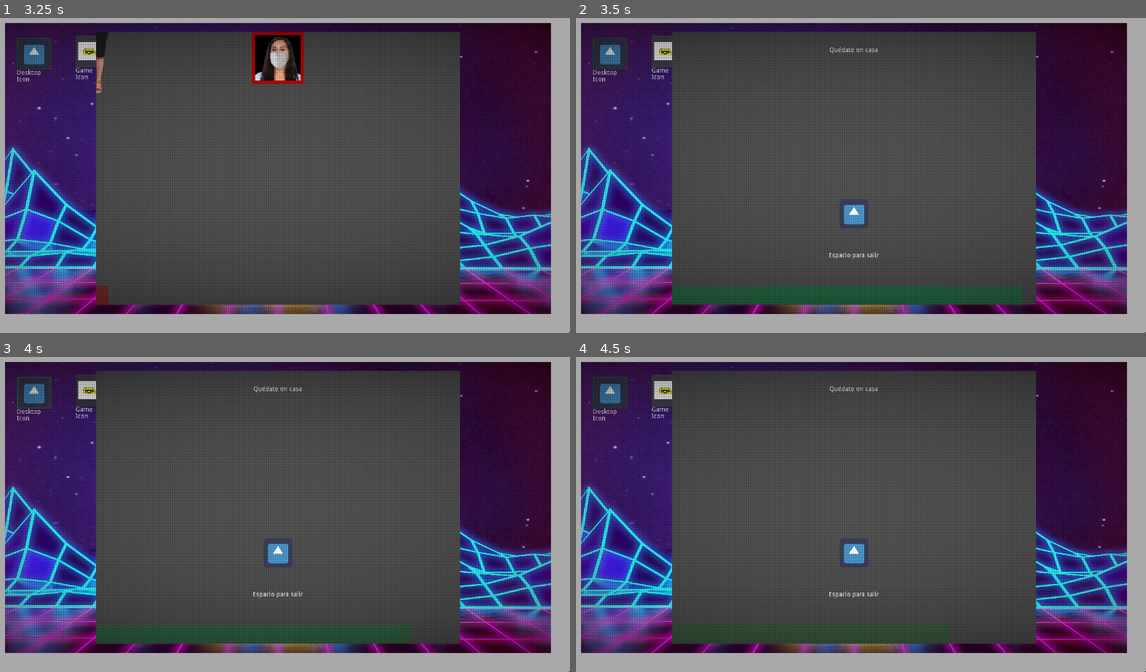
Above: before the commit, frames 1-4 (two rows, left to right).
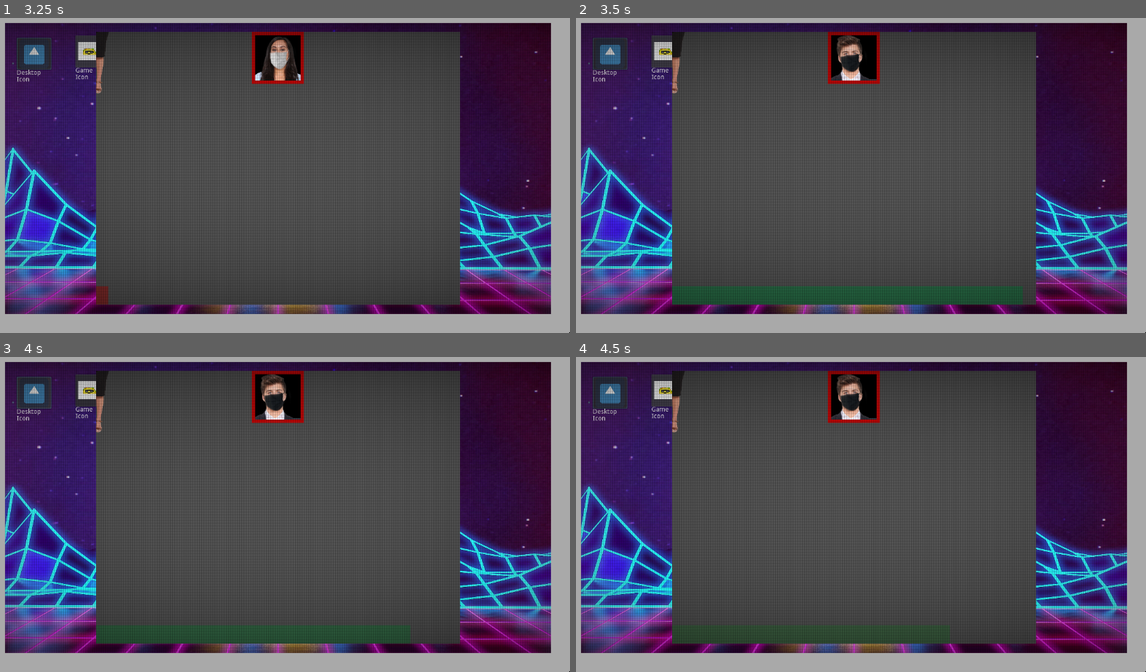
Above: after the commit, the same moments.

Repository: danc243/DistanciaSimulator
Game: Godot game, scene res://levels/main_menu/main_menu.tscn
The game is run twice, just before and just after one commit, with the same random seed, the same clock (stepped at 60 frames per second) and the same inputs. The engine's default icon, where the game draws it, is replaced by a stand-in: a white triangle on a blue panel in a dark square.
Inputs:
- Up to frame 1 (3.25 s): click "Desktop Icon" at 0.5 s; click "Game Icon" at 1.25 s; click "Desktop Icon" at 2 s; click "Game Icon" at 2.75 s
- Up to frame 2 (3.5 s): no input
- Up to frame 3 (4 s): click "Desktop Icon" at 3.5 s
- Up to frame 4 (4.5 s): click "Game Icon" at 4.25 s

Frame 1 is identical in both runs. In frame 2, 2.0% of the frame differs, in the area x 16-54%, y 4-77%; in frame 3, 2.0%; in frame 4, 2.0%.

Commit message:
Minigames Logic
Buenos dias, si

Diff:
--- a/actors/window_game/window_container.gd
+++ b/actors/window_game/window_container.gd
@@ -6,10 +6,14 @@
 onready var testLevel = preload("res://levels/se_busca/se_busca.tscn").instance()
 onready var timerGamer  = $TimerGame
 var currentNode
+const cantidadDeMinijuegos: int = 3
+
+var _rng = RandomNumberGenerator.new()
 
 signal timerEndsParent
 
 func _ready():
+	_rng.randomize()
 	currentNode = testLevel
 	viewport.add_child(currentNode)
 	timerGamer.initTimer(2)
@@ -21,13 +25,29 @@
 
 func _on_TimerGame_timer_gamer_out():
 	emit_signal("timerEndsParent")
+	_loadLevel()
 
+func _loadLevel()->void:
 	viewport.remove_child(currentNode)
-	currentNode = load("res://levels/quedate_en_casa/qudate_en_casa.tscn").instance() as QuedateEnCasaLevel
+
+	var ran = _rng.randi_range(0, cantidadDeMinijuegos-1)
+	var st: String = ""
+
+	match ran:
+		0:
+			st = "/quedate_en_casa/qudate_en_casa.tscn"
+		1:
+			st = "/quickscope/TestLevel.tscn"
+		2:
+			st = "/se_busca/se_busca.tscn"
+
+	st = str("res://levels", st)
+
+	currentNode = load(st).instance() as MinigameLogic
 	currentNode.init(5, self)
 	viewport.add_child(currentNode)
 	timerGamer.initTimer(5)
-
+	pass
 
 func you_lose_game():
 	print("you_lose_game desde window_container")
--- /dev/null
+++ b/levels/MinigameLogic.gd
@@ -0,0 +1,28 @@
+extends Node
+
+class_name MinigameLogic
+
+signal you_lose
+signal you_win
+
+var difficulty
+var _reference: Object
+
+func init(difficulty: int, referenceParent: Object):
+	self._reference = referenceParent
+	self.difficulty = difficulty
+	connect("you_win", _reference, "you_win_game")
+	connect("you_lose", _reference, "you_lose_game")
+	referenceParent.connect("timerEndsParent", self, "_timer_end")
+
+func _timer_start():
+	print("inició el timer en nivel")
+	pass
+
+func _timer_end():
+#	todo manejar como se acaba este nivel, poner el flash o video de que perdiste
+	disconnect("you_win", _reference, "you_win_game")
+	disconnect("you_lose", _reference, "you_lose_game")
+	_reference.disconnect("timerEndsParent", self, "_timer_end")
+	print ("terminó el timer en nivel")
+	pass
--- a/levels/quedate_en_casa/qudate_en_casa.gd
+++ b/levels/quedate_en_casa/qudate_en_casa.gd
@@ -1,33 +1,9 @@
-extends Node
+extends MinigameLogic
 
 onready var character = $Node2D/AreaCharacter
 onready var collision = $Node2D/Area2D/CollisionShape2D
-var difficulty
-
-signal you_lose
-signal you_win
-var _reference: Object
 
 class_name QuedateEnCasaLevel
-
-func init(difficulty: int, referenceParent: Object):
-	self._reference = referenceParent
-	self.difficulty = difficulty
-	connect("you_win", _reference, "you_win_game")
-	connect("you_lose", _reference, "you_lose_game")
-	referenceParent.connect("timerEndsParent", self, "_timer_end")
-
-func _timer_start():
-	print("inició el timer en nivel")
-	pass
-
-func _timer_end():
-#	todo manejar como se acaba este nivel, poner el flash o video de que perdiste
-	disconnect("you_win", _reference, "you_win_game")
-	disconnect("you_lose", _reference, "you_lose_game")
-	_reference.disconnect("timerEndsParent", self, "_timer_end")
-	print ("terminó el timer en nivel")
-	pass
 
 func _input(event):
 	if event.is_action_pressed("action"):
--- /dev/null
+++ b/levels/quickscope/TestLevel.gd
@@ -0,0 +1,5 @@
+extends MinigameLogic
+
+
+func _ready() -> void:
+	pass
--- a/levels/quickscope/TestLevel.tscn
+++ b/levels/quickscope/TestLevel.tscn
@@ -1,10 +1,11 @@
-[gd_scene load_steps=9 format=2]
+[gd_scene load_steps=10 format=2]
 
 [ext_resource path="res://actors/quickscope/Crosshair.tscn" type="PackedScene" id=1]
 [ext_resource path="res://assets/quickscope/cursed.jpg" type="Texture" id=2]
 [ext_resource path="res://assets/quickscope/quickly.webm" type="VideoStream" id=3]
 [ext_resource path="res://levels/quickscope/Quickscope.gd" type="Script" id=4]
 [ext_resource path="res://actors/quickscope/EnemiesSpawner.tscn" type="PackedScene" id=5]
+[ext_resource path="res://levels/quickscope/TestLevel.gd" type="Script" id=6]
 
 [sub_resource type="Shader" id=1]
 code = "shader_type canvas_item;
@@ -32,7 +33,8 @@
 [sub_resource type="RectangleShape2D" id=3]
 extents = Vector2( 28.1931, 307.099 )
 
-[node name="TestLevel" type="Node2D"]
+[node name="TestLevel" type="Node"]
+script = ExtResource( 6 )
 
 [node name="cursed" type="Sprite" parent="."]
 position = Vector2( 400, 300 )
@@ -52,8 +54,10 @@
 
 [node name="Quickscope" type="VideoPlayer" parent="."]
 material = SubResource( 2 )
-margin_right = 800.0
-margin_bottom = 600.0
+margin_left = 20.8714
+margin_top = 13.5051
+margin_right = 820.871
+margin_bottom = 613.505
 stream = ExtResource( 3 )
 volume_db = -45.56
 buffering_msec = 1000
--- a/levels/se_busca/se_busca.gd
+++ b/levels/se_busca/se_busca.gd
@@ -1,4 +1,4 @@
-extends Node2D
+extends MinigameLogic
 
 export var dificultad: int = 0
 var _buscado: int = 0
--- a/levels/se_busca/se_busca.tscn
+++ b/levels/se_busca/se_busca.tscn
@@ -3,12 +3,8 @@
 [ext_resource path="res://levels/se_busca/se_busca.gd" type="Script" id=1]
 [ext_resource path="res://actors/se_busca/El Buscado.tscn" type="PackedScene" id=2]
 
-[node name="Level" type="Node2D"]
+[node name="Level" type="Node"]
 script = ExtResource( 1 )
-__meta__ = {
-"_edit_horizontal_guides_": [ 599.622 ],
-"_edit_vertical_guides_": [ 800.207 ]
-}
 
 [node name="Las Personas" type="Node2D" parent="."]
 scale = Vector2( 0.3, 0.3 )
--- a/project.godot
+++ b/project.godot
@@ -10,6 +10,11 @@
 
 _global_script_classes=[ {
 "base": "Node",
+"class": "MinigameLogic",
+"language": "GDScript",
+"path": "res://levels/MinigameLogic.gd"
+}, {
+"base": "MinigameLogic",
 "class": "QuedateEnCasaLevel",
 "language": "GDScript",
 "path": "res://levels/quedate_en_casa/qudate_en_casa.gd"
@@ -25,6 +30,7 @@
 "path": "res://actors/window_game/window_container.gd"
 } ]
 _global_script_class_icons={
+"MinigameLogic": "",
 "QuedateEnCasaLevel": "",
 "TimerGamer": "",
 "WindowContainer": ""
Not shown: 3 places in levels/quedate_en_casa/qudate_en_casa.tscn that only renumber resources
